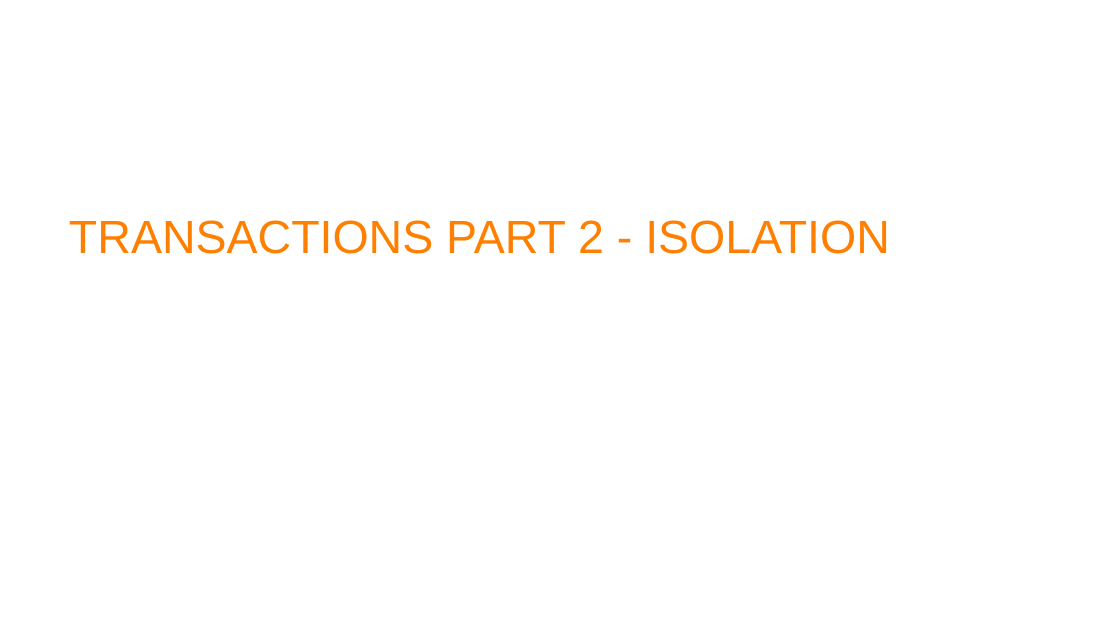
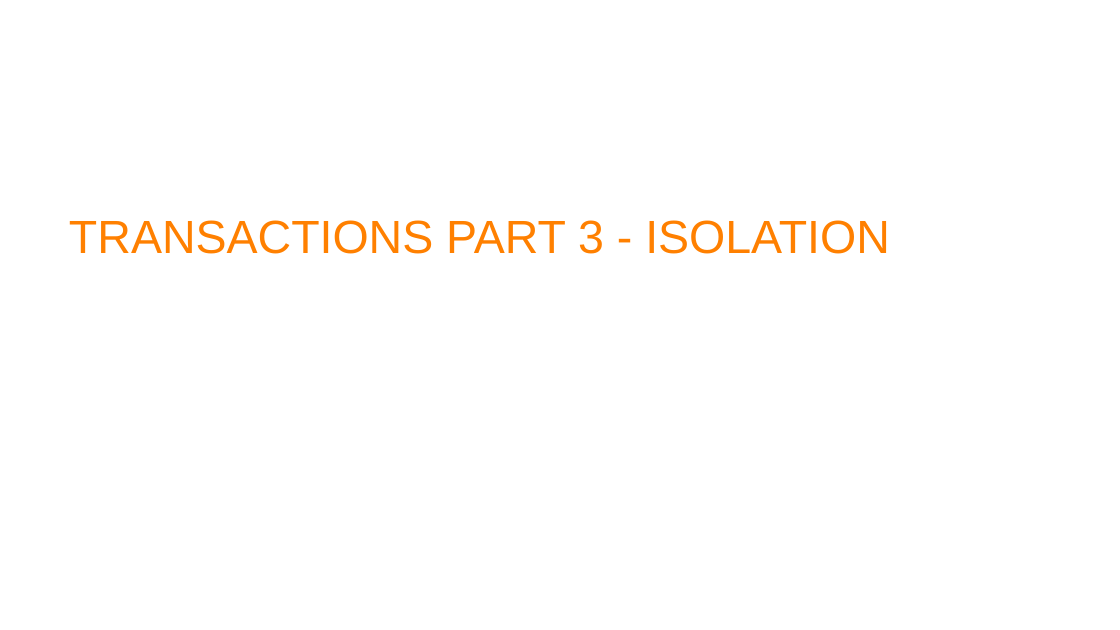
Before and after one commit to Psybergate-Knowledge-Repository/transactions, a slide deck: slide 1 of Transactions part3.odp. Drawn at 1120x630 pixels with LibreOffice and Linux fonts; fonts in the diff are those of the drawing; background and template pictures are left out. Boxes give left, top, right and bottom in pixels: in the first picture for what was removed or moved away, otherwise in the second. Text is boxed around its words. In the diff, an @@ line names an element or a change of style, - is before the commit and + after.

Commit message:
Updated slides

```diff
--- a/Transactions part3.odp
+++ b/Transactions part3.odp
@@ title at [69, 220, 890, 254]: text changed @@
-TRANSACTIONS PART 2 - ISOLATION
+TRANSACTIONS PART 3 - ISOLATION
```
Also in this commit, not shown: 2 slides added, 4 other files.
